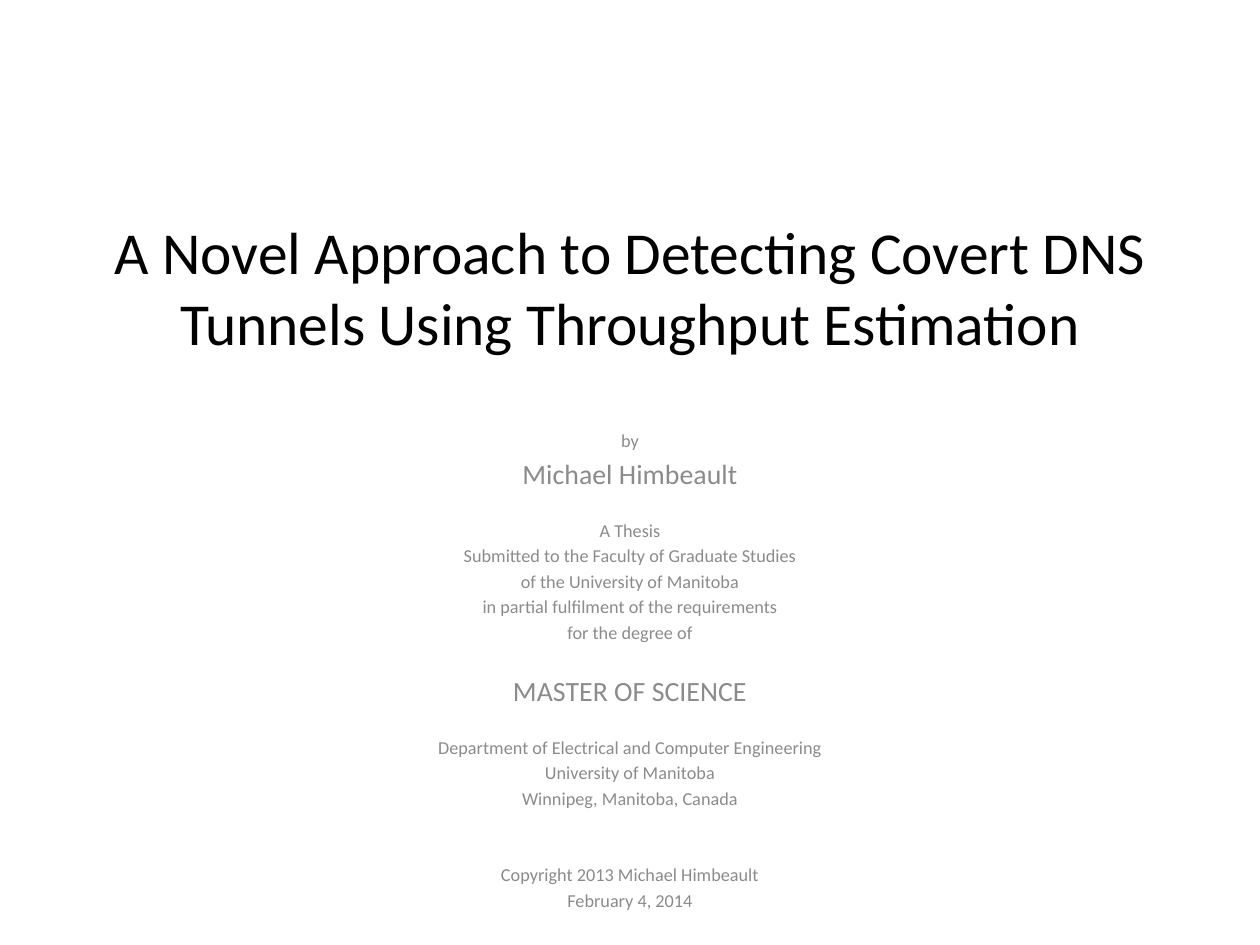
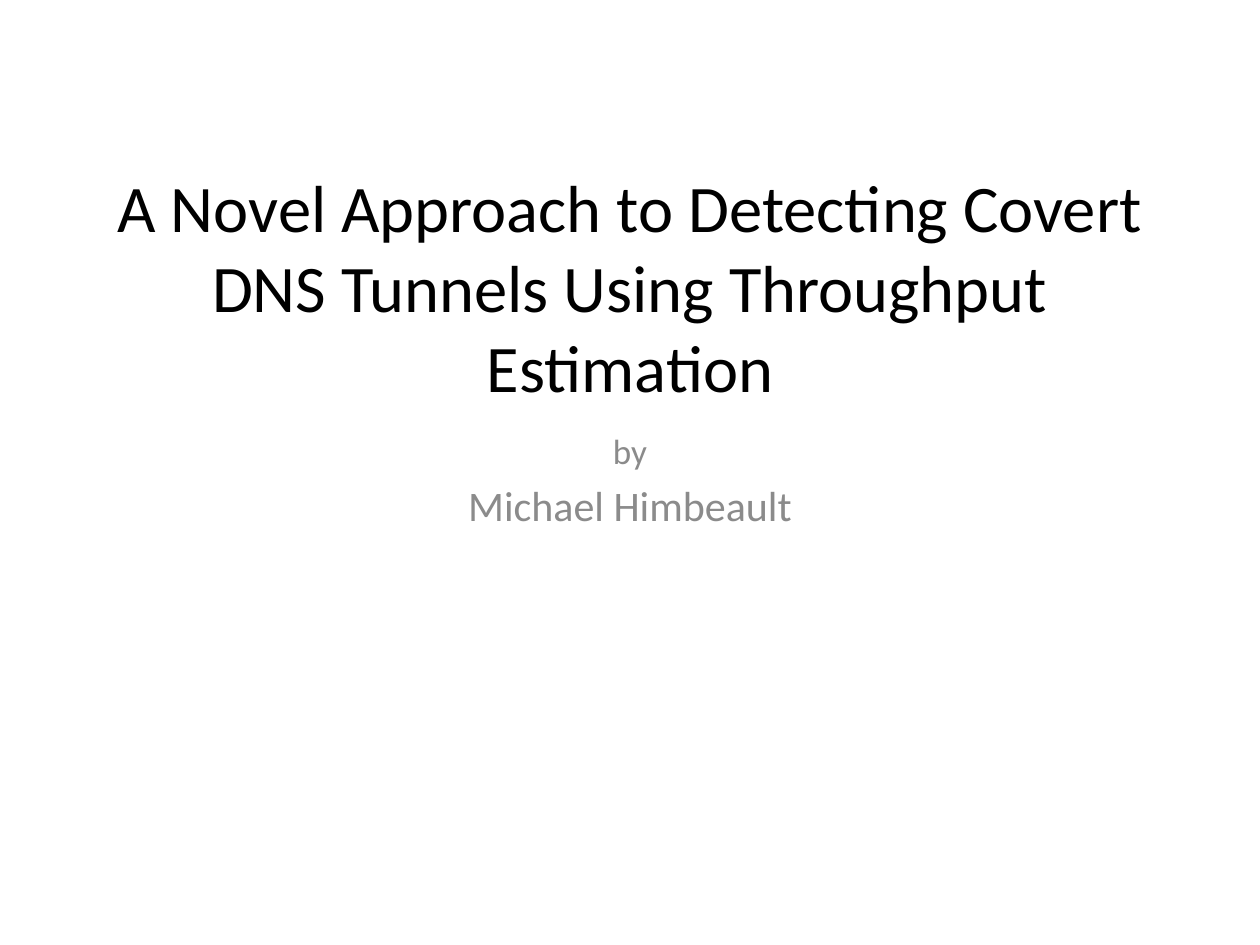
Before and after one commit to Riebart/MSc-Thesis, a slide deck: slide 1 of Defense.pptx. Drawn at 1260x945 pixels with LibreOffice and Linux fonts; fonts in the diff are those of the drawing. Boxes give left, top, right and bottom in pixels: in the first picture for what was removed or moved away, otherwise in the second. Text is boxed around its words. In the diff, an @@ line names an element or a change of style, - is before the commit and + after.

```diff
--- a/Defense.pptx
+++ b/Defense.pptx
@@ title "A Novel Approach to Detecting ..." at (x1=117, y1=185, x2=1141, y2=393): size 34 to 38 pt @@
@@ subtitle "by" at (x1=468, y1=440, x2=792, y2=521): size 10.4 to 20 pt in "by"; size 15.9 to 24 pt in "Michael Himbeault"; more space between paragraphs @@
@@ subtitle at (x1=438, y1=524, x2=822, y2=910): paragraphs removed @@
-A Thesis
-Submitted to the Faculty of Graduate Studies
-of the University of Manitoba
-in partial fulfilment of the requirements
-for the degree of
-MASTER OF SCIENCE
-Department of Electrical and Computer Engineering
-University of Manitoba
-Winnipeg, Manitoba, Canada
-Copyright 2013 Michael Himbeault
-February 4, 2014
```
Also in this commit, not shown: 3 other slides changed, 1 slide added, 2 other files.
